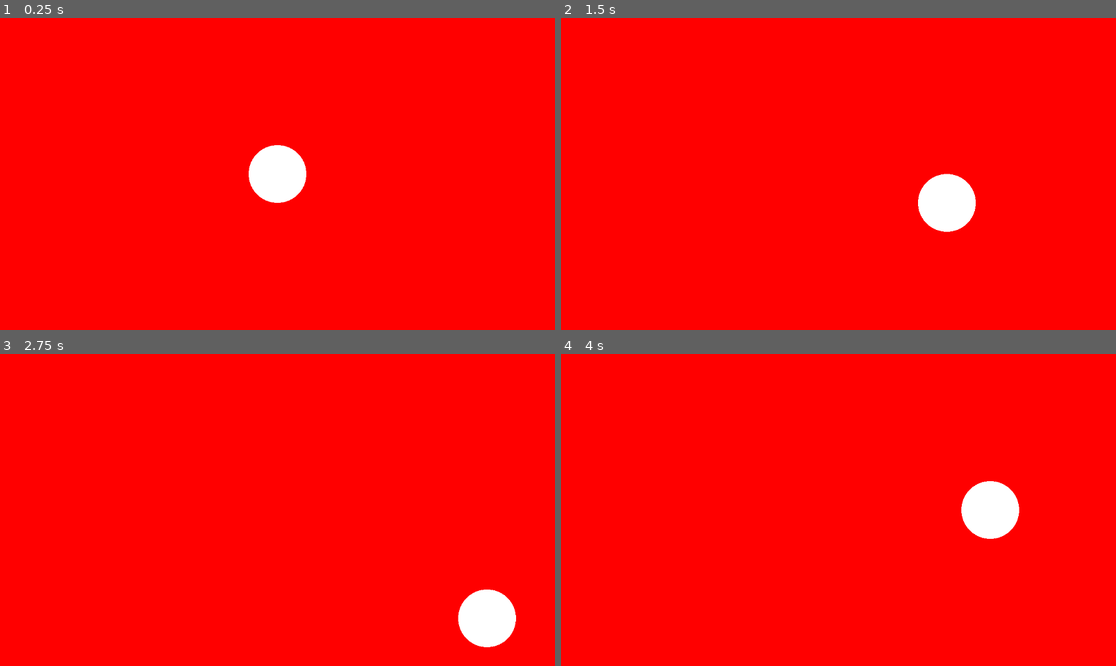
Above: before the commit, frames 1-4 (two rows, left to right).
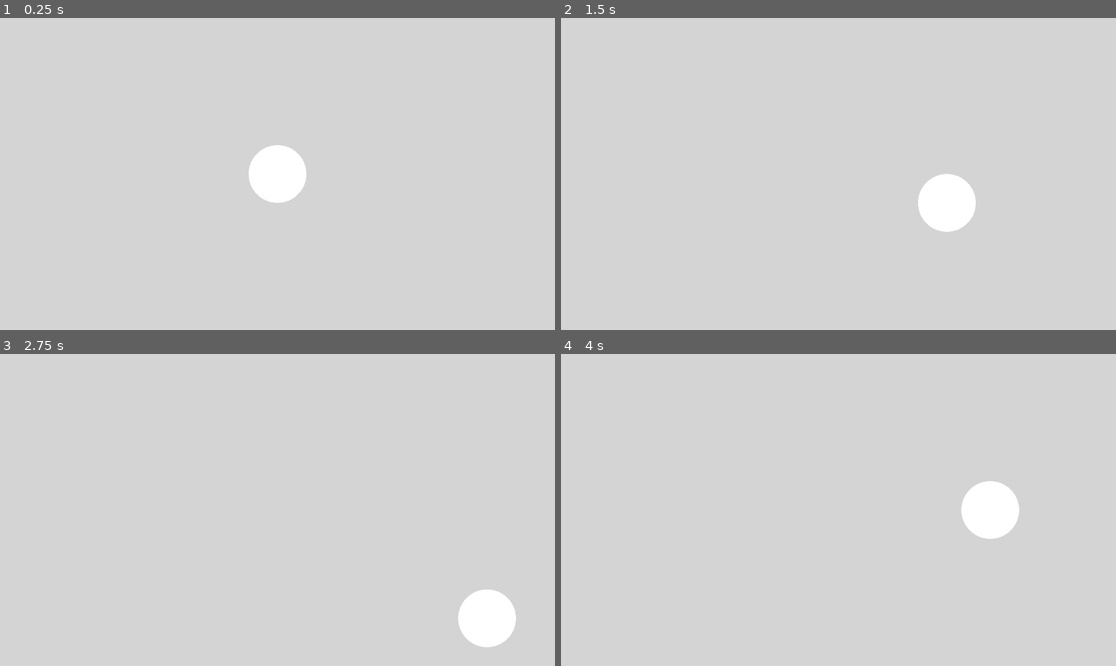
Above: after the commit, the same moments.

Repository: bubblecigar/dot
Game: Godot game, scene res://scenes/Main.tscn
Same seed, same stepped clock (60 frames per second), same inputs: the game is played once before the commit and once after it.
Inputs:
- Up to frame 1 (0.25 s): no input
- Up to frame 2 (1.5 s): tap Enter at 0.5 s; hold Right (ui_right) 0.53-1.28 s; hold Down (ui_down) from 1.28 s (still down)
- Up to frame 3 (2.75 s): release Down (ui_down) at 2.03 s; hold Right (ui_right) from 2.03 s (still down)
- Up to frame 4 (4 s): release Right (ui_right) at 2.78 s; hold Up (ui_up) 2.78-3.53 s; hold Left (ui_left) from 3.53 s (still down)

The runs differ from the first frame. In frame 1, 99% of the frame differs, in the area x 0-100%, y 0-100%; in frame 2, 99%; in frame 3, 99%; in frame 4, 99%.

Commit message:
Set background color to light gray

Diff:
--- a/scripts/background_controller.gd
+++ b/scripts/background_controller.gd
@@ -1,6 +1,6 @@
 extends Node2D
 
-@export var color: Color = Color(1, 0, 0, 1)
+@export var color: Color = Color(0.83, 0.83, 0.83, 1)
 
 func _ready() -> void:
 	var viewport := get_viewport()
